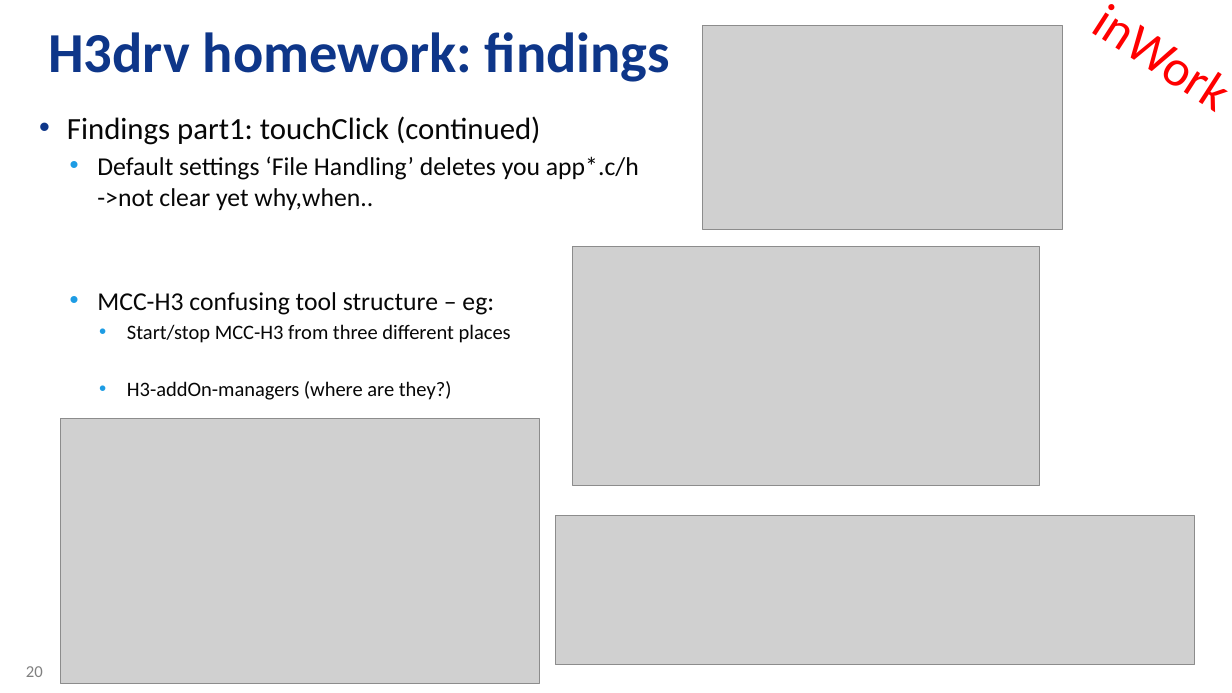
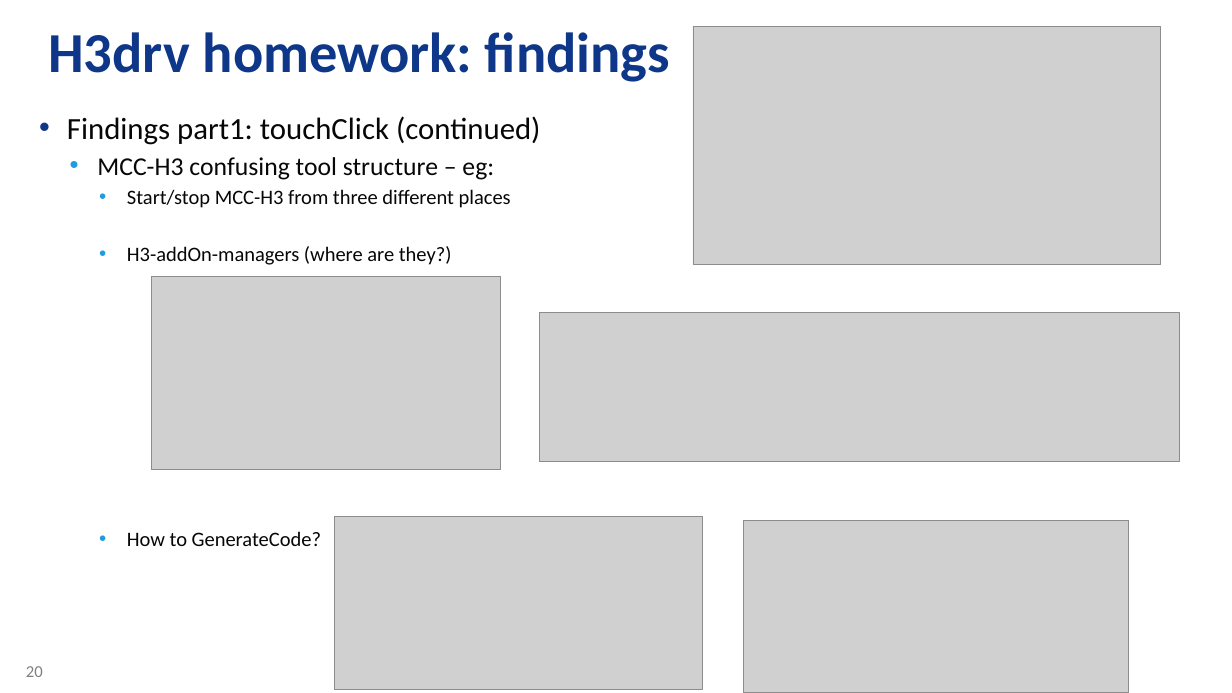
Before and after one commit to stefanluethin-microchip/h3_touch_samc21, a slide deck: slide 20 of H3drvHome_RZ-SL_C21_touch.pptx. Drawn at 1232x693 pixels with LibreOffice and Linux fonts; fonts in the diff are those of the drawing; grey boxes stand for pictures; background and template pictures are left out. Boxes give left, top, right and bottom in pixels: in the first picture for what was removed or moved away, otherwise in the second. Text is boxed around its words. In the diff, an @@ line names an element or a change of style, - is before the commit and + after.

```diff
--- a/H3drvHome_RZ-SL_C21_touch.pptx
+++ b/H3drvHome_RZ-SL_C21_touch.pptx
@@ picture: place and size @@
-picture at <box>572,247,1040,485</box>
+picture at <box>693,26,1161,264</box>
@@ picture removed at <box>702,26,1063,229</box> @@
@@ text removed at <box>1063,0,1232,138</box> @@
-inWork
@@ text at <box>97,156,639,210</box>: paragraph removed @@
-  • Default settings ‘File Handling’ deletes you app*.c/h
-    ->not clear yet why,when..
@@ picture: place and size @@
-picture at <box>60,419,539,683</box>
+picture at <box>152,276,501,470</box>
@@ picture: place and size @@
-picture at <box>555,516,1195,665</box>
+picture at <box>540,312,1179,462</box>
@@ text at <box>127,531,321,546</box>: paragraph added @@
+    • How to GenerateCode?
@@ picture added at <box>335,518,702,690</box> @@
@@ picture added at <box>743,520,1128,693</box> @@
```
Also in this commit, not shown: 15 other slides changed, 3 slides added, 2 slides removed.
